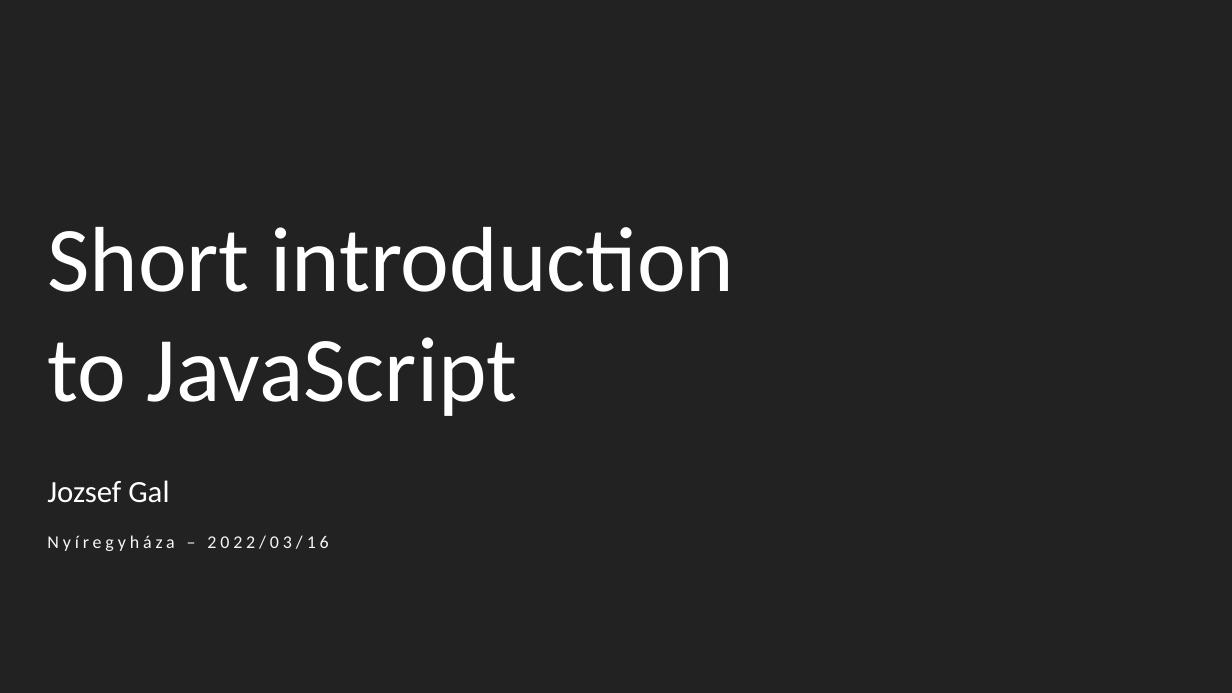
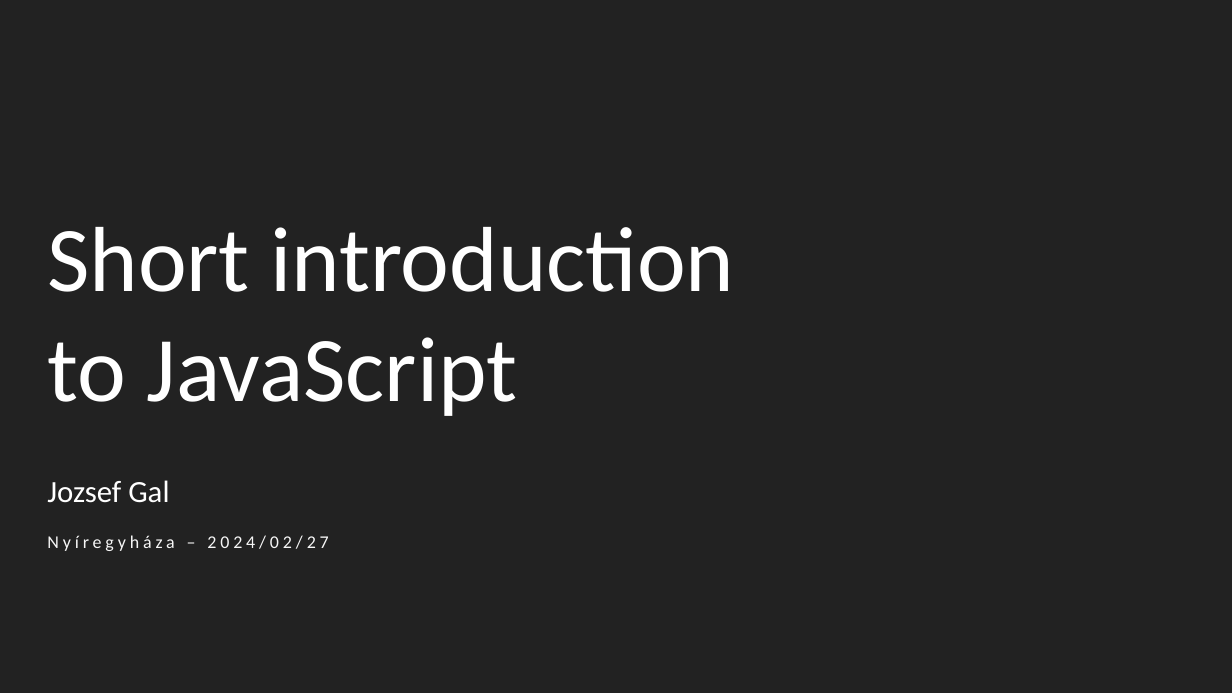
Before and after one commit to epam-nye-cooperation/epam-nye-webapp-2024, a slide deck: slide 1 of slides/02-js-basics.pptx. Drawn at 1232x693 pixels with LibreOffice and Linux fonts; fonts in the diff are those of the drawing; background and template pictures are left out. Boxes give left, top, right and bottom in pixels: in the first picture for what was removed or moved away, otherwise in the second. Text is boxed around its words. In the diff, an @@ line names an element or a change of style, - is before the commit and + after.

```diff
--- a/slides/02-js-basics.pptx
+++ b/slides/02-js-basics.pptx
@@ text at box(47, 535, 329, 551): text changed @@
-Nyíregyháza – 2022/03/16
+Nyíregyháza – 2024/02/27
```
Also in this commit, not shown: 3 other slides changed, 1 other file.
